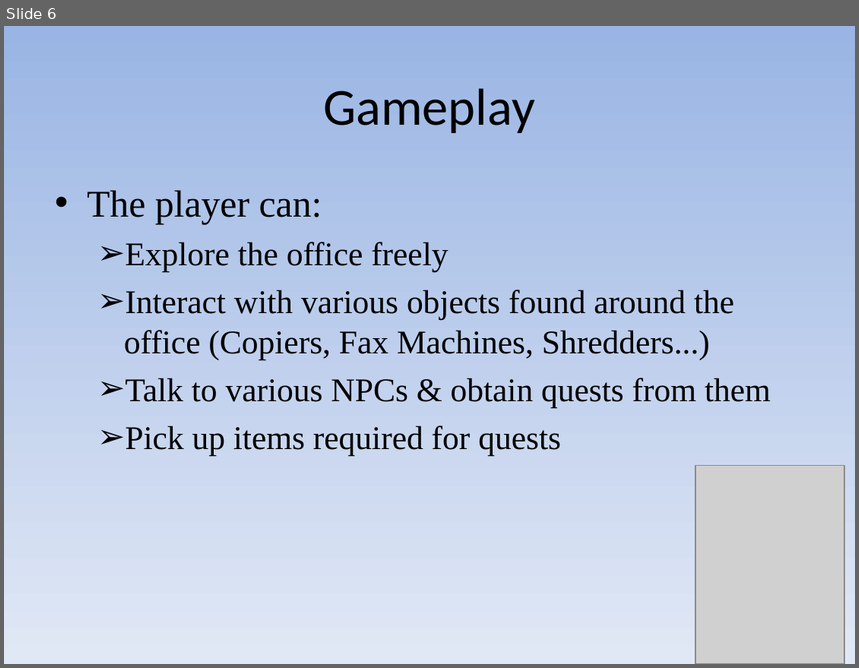
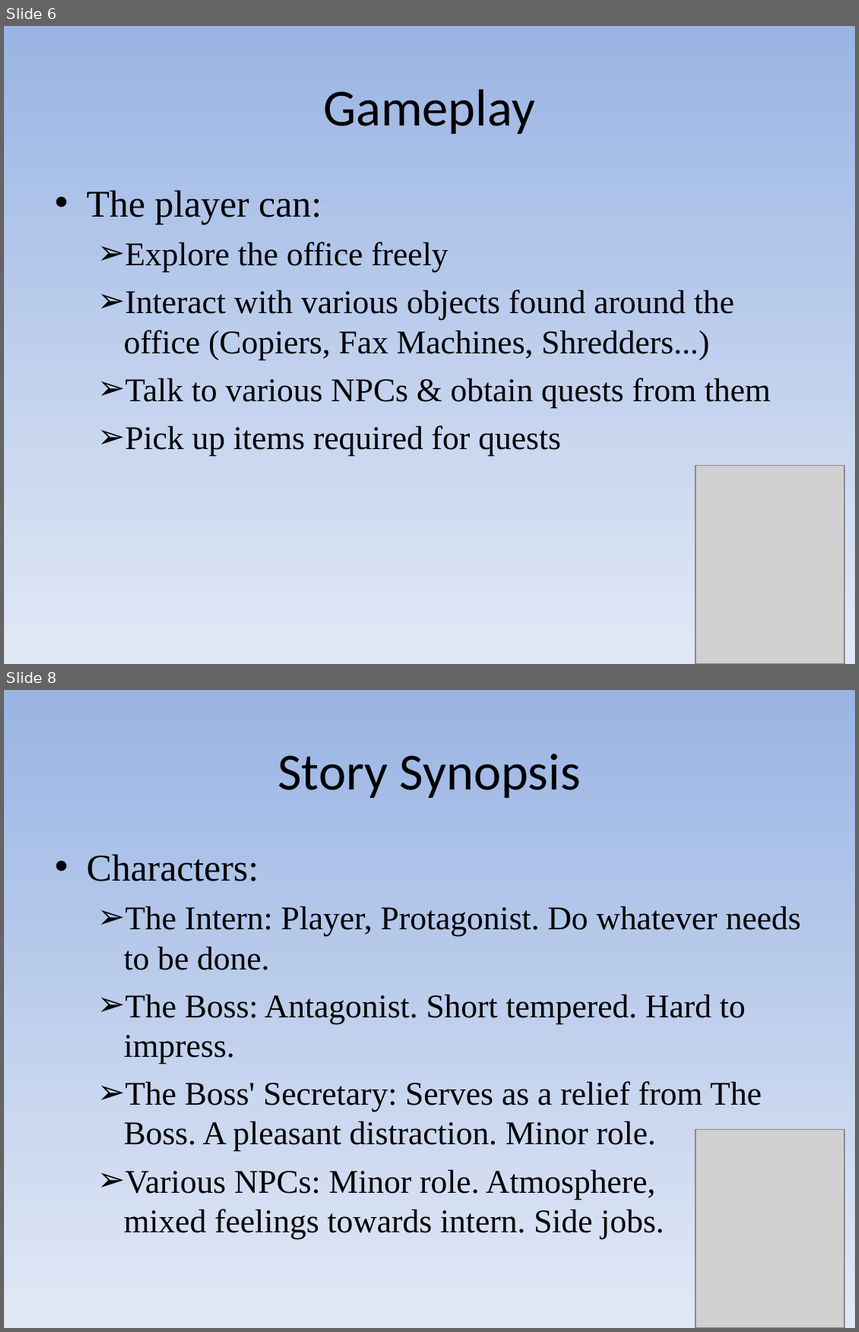
Before and after one commit to bambams/intern-quest-old, a slide deck: docs/proposal_show.pps. Shown one above the other, each under a label of ours: slide 6 before the commit, slides 6 and 8 after it; the slides between them are not shown. The pictures are 859x668 and 859x1332 pixels, drawn with LibreOffice and Linux fonts; fonts in the diff are those of the drawing; grey boxes stand for pictures. Boxes give left, top, right and bottom in pixels: in the first picture for what was removed or moved away, otherwise in the second. Text is boxed around its words. In the diff, an @@ line names an element or a change of style, - is before the commit and + after.

Commit message:
Filling in missing sections of the proposal. Needs review. It was made with OOo so we should confirm that it can be opened happily with MSO. The sprites need to be fixed for the last slides (which were just copies so the sprites are all the same). The final slide can probably be a conclusion to the sprites' actions.

```diff
--- a/docs/proposal_show.pps
+++ b/docs/proposal_show.pps
@@ slide 8 added at box(4, 690, 855, 1328), background gradient #9AB5E4 to #E1E8F5 @@
@@ text added at box(278, 754, 581, 798), 44 pt, text #000000 @@
+Story Synopsis
@@ text added at box(87, 854, 801, 1239), 28 pt, text #000000 @@
+• Characters:
+  ➢ The Intern: Player, Protagonist. Do whatever needs to be done.
+  ➢ The Boss: Antagonist. Short tempered. Hard to impress.
+  ➢ The Boss' Secretary: Serves as a relief from The Boss. A pleasant distraction. Minor role.
+  ➢ Various NPCs: Minor role. Atmosphere,
+    mixed feelings towards intern. Side jobs.
@@ picture added at box(696, 1129, 845, 1328) @@
@@ slide 6 changed as well @@
@@ text "The player can:" at box(87, 190, 771, 456): indent changed @@
```
Also in this commit, not shown: 4 other slides changed, 8 other slides added.
